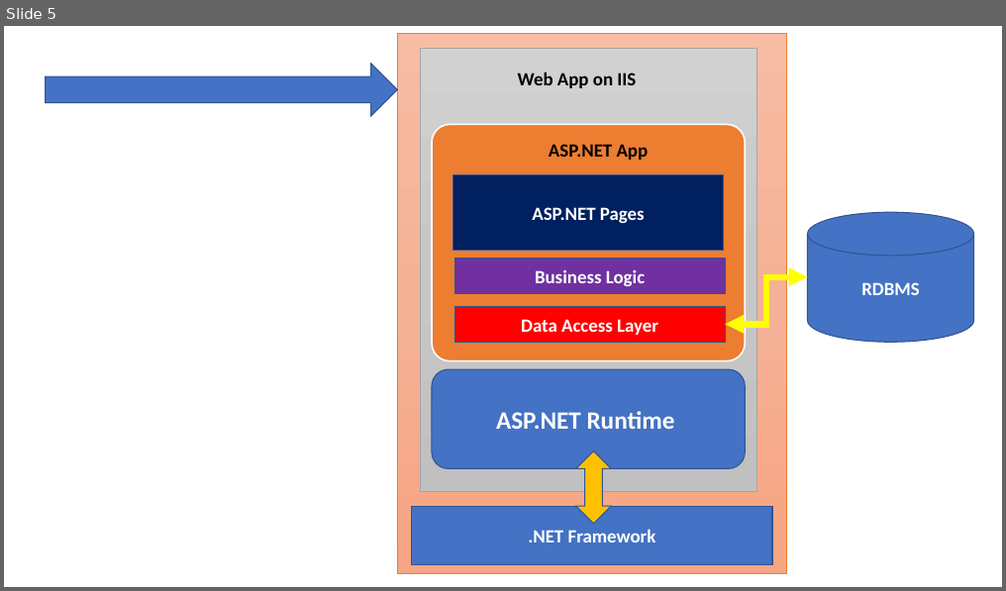
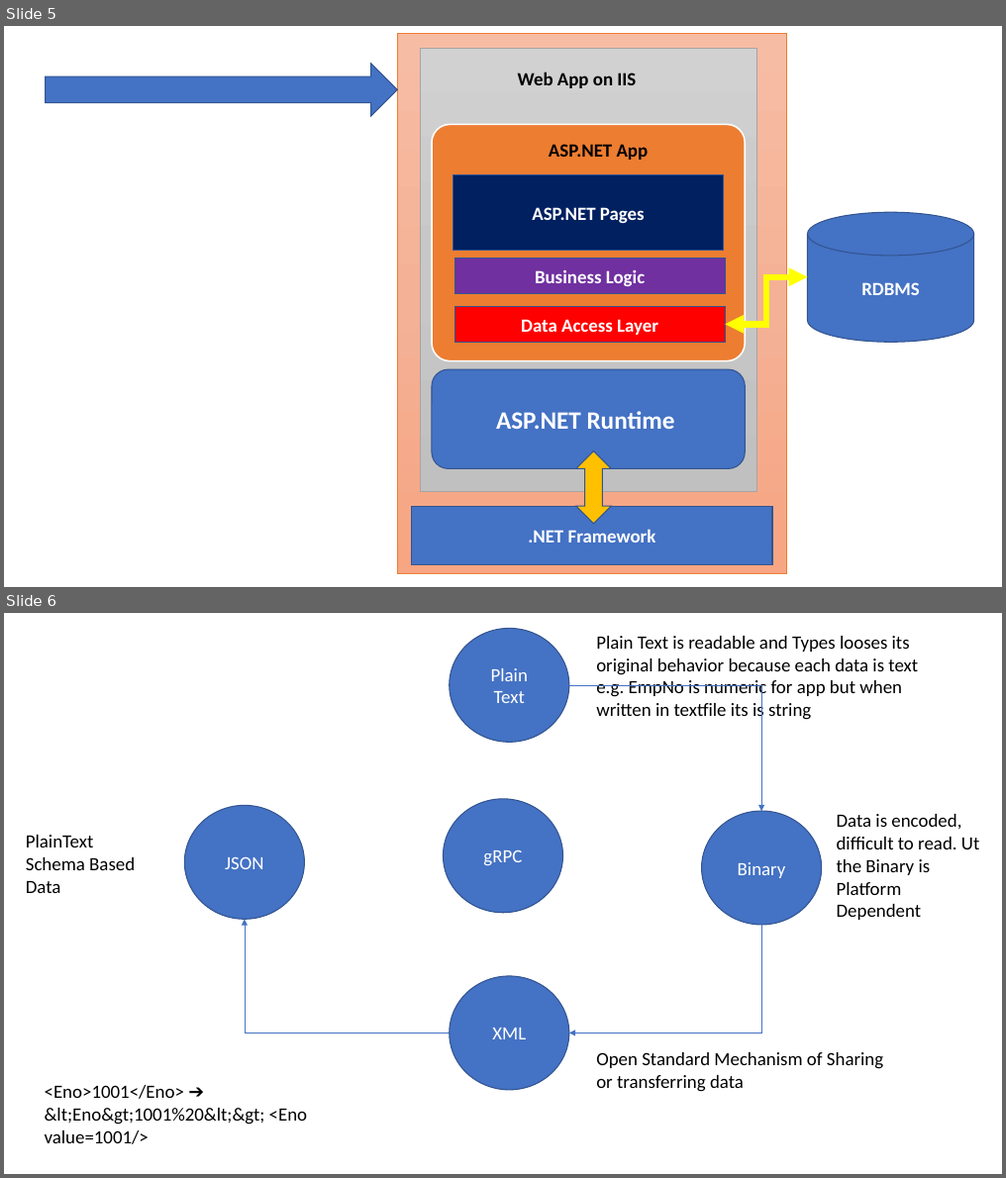
Before and after one commit to maheshsabnis/NitorNetApps, a slide deck: Mages.pptx. Shown one above the other, each under a label of ours: slide 5 before the commit, slides 5 and 6 after it. The pictures are 1006x591 and 1006x1178 pixels, drawn with LibreOffice and Linux fonts; fonts in the diff are those of the drawing. Boxes give left, top, right and bottom in pixels: in the first picture for what was removed or moved away, otherwise in the second. Text is boxed around its words. In the diff, an @@ line names an element or a change of style, - is before the commit and + after.

```diff
--- a/Mages.pptx
+++ b/Mages.pptx
@@ slide 6 added at (x1=4, y1=613, x2=1002, y2=1174), background #FFFFFF @@
@@ ellipse added at (x1=450, y1=628, x2=569, y2=742), fill #4472C4, outline #325491 1 pt, 18 pt, text #FFFFFF @@
+Plain Text
@@ text added at (x1=596, y1=636, x2=918, y2=722), 18 pt, text #000000 @@
+Plain Text is readable and Types looses its original behavior because each data is text e.g. EmpNo is numeric for app but when written in textfile its is string
@@ elbow arrow added from (569, 685) to (761, 811), #4472C4 0.5 pt @@
@@ ellipse added at (x1=184, y1=805, x2=304, y2=919), fill #4472C4, outline #325491 1 pt, 18 pt, text #FFFFFF @@
+JSON
@@ ellipse added at (x1=444, y1=799, x2=563, y2=912), fill #4472C4, outline #325491 1 pt, 18 pt, text #FFFFFF @@
+gRPC
@@ ellipse added at (x1=702, y1=811, x2=822, y2=925), fill #4472C4, outline #325491 1 pt, 18 pt, text #FFFFFF @@
+Binary
@@ text added at (x1=837, y1=814, x2=979, y2=920), 18 pt, text #000000 @@
+Data is encoded, difficult to read. Ut the Binary is Platform Dependent
@@ text added at (x1=26, y1=835, x2=135, y2=893), 18 pt, text #000000 @@
+PlainText Schema Based Data
@@ elbow arrow added from (450, 1033) to (245, 919), #4472C4 0.5 pt @@
@@ elbow arrow added from (761, 925) to (569, 1033), #4472C4 0.5 pt @@
@@ ellipse added at (x1=450, y1=976, x2=569, y2=1090), fill #4472C4, outline #325491 1 pt, 18 pt, text #FFFFFF @@
+XML
@@ text added at (x1=596, y1=1053, x2=883, y2=1092), 18 pt, text #000000 @@
+Open Standard Mechanism of Sharing or transferring data
@@ text added at (x1=45, y1=1085, x2=308, y2=1145), 18 pt, text #000000 @@
+<Eno>1001</Eno> ➔ &lt;Eno&gt;1001%20&lt;&gt; <Eno value=1001/>
```
Also in this commit, not shown: 14 other files.
